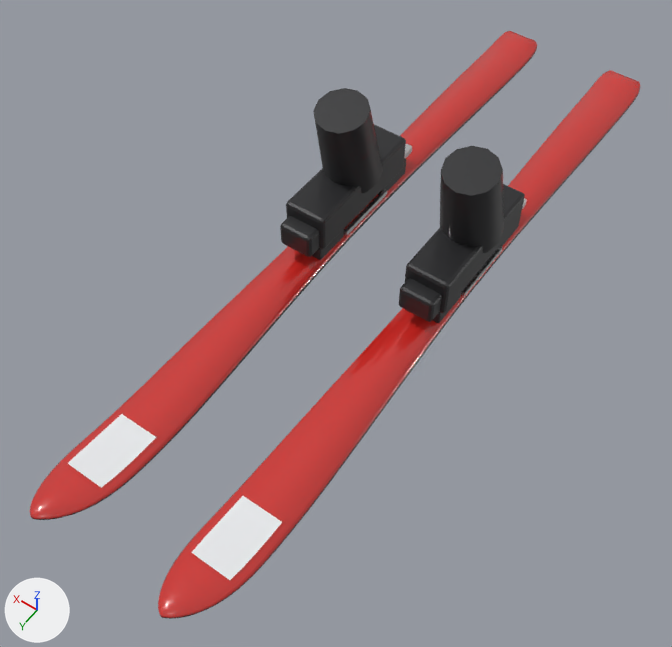
What one commit did to the glTF model pwa/models/chamois.glb.
The view is the same before and after, from a camera (50 mm lens) standing at (-0.704, 2.068, 1.539) and looking at (-0.017, 1.106, 0.027). The axes (+X, +Y, +Z) are drawn at lower left. The lights are the same throughout. The older version comes first. Vertices at exactly the same position are counted once.

Objects in the first picture: 'machine'.
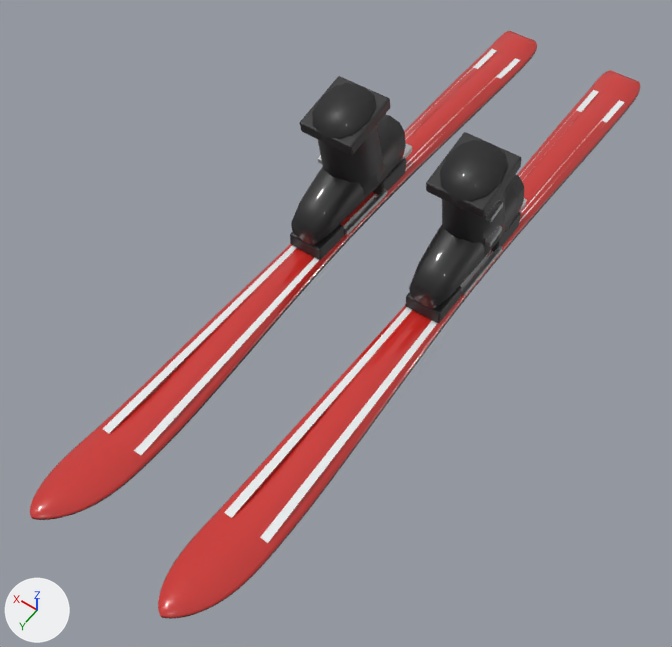
The change in detail:
me_machine is used by ob_machine; location (0.0, 0.0, 0.0).
me_machine had 1294 vertices, 2468 faces and spanned x -0.22..0.22, y 0.0..1.78, z 0.0..0.34.
me_machine now has 1566 vertices, 2956 faces and spans x -0.21..0.21, y 0.0..1.78, z 0.0..0.35.
me_machine part 1: the loose piece of 8 vertices spanning x -0.18..-0.12, y 0.85..0.87, z 0.17..0.18 is copied, and the copy is scaled about its middle by (0.2, 2.2, 1.14), then moved by (-0.06, -0.03, -0.01); it spans x -0.21..-0.2, y 0.8..0.85, z 0.16..0.18.
me_machine part 2: the loose piece of 8 vertices spanning x -0.18..-0.12, y 0.83..0.85, z 0.23..0.24 is copied, and the copy is scaled about its middle by (0.2, 2.2, 1.14), then moved by (-0.06, 0.0, 0.02); it spans x -0.21..-0.2, y 0.82..0.87, z 0.24..0.26.
me_machine part 3: the loose piece of 56 vertices spanning x -0.2..-0.1, y 0.67..0.99, z 0.07..0.16 is multiplied about its middle by the matrix ((1.355, 0.0, 0.0), (0.0, 0.431, 0.069), (0.0, -0.096, 0.308)), then moved by (0.0, 0.01, 0.2), in mat_panel (black #242427).
me_machine part 4: the loose piece of 56 vertices spanning x 0.1..0.2, y 0.67..0.99, z 0.07..0.16 is multiplied about its middle by the matrix ((1.355, 0.0, 0.0), (0.0, 0.431, 0.069), (0.0, -0.096, 0.308)), then moved by (0.0, 0.01, 0.2), in mat_panel (black #242427).
me_machine part 5: a new loose piece of 17 vertices spanning x -0.2..-0.17, y 0.09..1.57, z 0.01..0.03, in mat_white (white #edeff1).
me_machine part 6: a new loose piece of 17 vertices spanning x -0.13..-0.1, y 0.09..1.57, z 0.01..0.03, in mat_white (white #edeff1).
me_machine part 7: a new loose piece of 17 vertices spanning x 0.1..0.13, y 0.09..1.57, z 0.01..0.03, in mat_white (white #edeff1).
me_machine part 8: a new loose piece of 17 vertices spanning x 0.17..0.2, y 0.09..1.57, z 0.01..0.03, in mat_white (white #edeff1).
me_machine part 9: the loose piece of 56 vertices spanning x -0.19..-0.11, y 0.97..1.02, z 0.07..0.13 is deleted.
me_machine part 10: the loose piece of 56 vertices spanning x 0.11..0.19, y 0.97..1.02, z 0.07..0.13 is deleted.
me_machine part 11: 4 vertices moved within x -0.18..0.18, y 0.87, z 0.18; 68 vertices removed from x -0.22..0.22, y 0.74..0.91, z 0.11..0.34; 356 vertices added at x -0.21..0.21, y 0.67..0.99, z 0.07..0.35.
me_machine part 12: 20 vertices removed from x -0.2..0.2, y 1.52..1.66, z 0.02..0.03.
Other edits to the shape of me_machine do not show in these pictures.

What differs and where, as boxes (x1, y1, x2, y2) in the pictures (672 x 647 px; the box of a moved part takes in the faces that stretch with it):
part 1 of me_machine, added
    after: (485, 226, 502, 247)
part 2 of me_machine, added
    after: (486, 200, 503, 222)
part 3 of me_machine, moved or reshaped
    before: (405, 184, 525, 313)
    after: (426, 132, 522, 218)
part 4 of me_machine, moved or reshaped
    before: (286, 125, 406, 249)
    after: (300, 76, 391, 155)
part 5 of me_machine, added
    after: (260, 100, 624, 543)
part 6 of me_machine, added
    after: (224, 90, 598, 518)
part 7 of me_machine, added
    after: (134, 58, 520, 455)
part 8 of me_machine, added
    after: (103, 49, 496, 433)
part 9 of me_machine, deleted
    before: (399, 278, 442, 322)
part 10 of me_machine, deleted
    before: (280, 216, 320, 257)
part 11 of me_machine, reshaped
    before: (313, 88, 504, 253)
    after: (291, 83, 524, 308)
part 12 of me_machine, deleted
    before: (68, 414, 282, 580)
